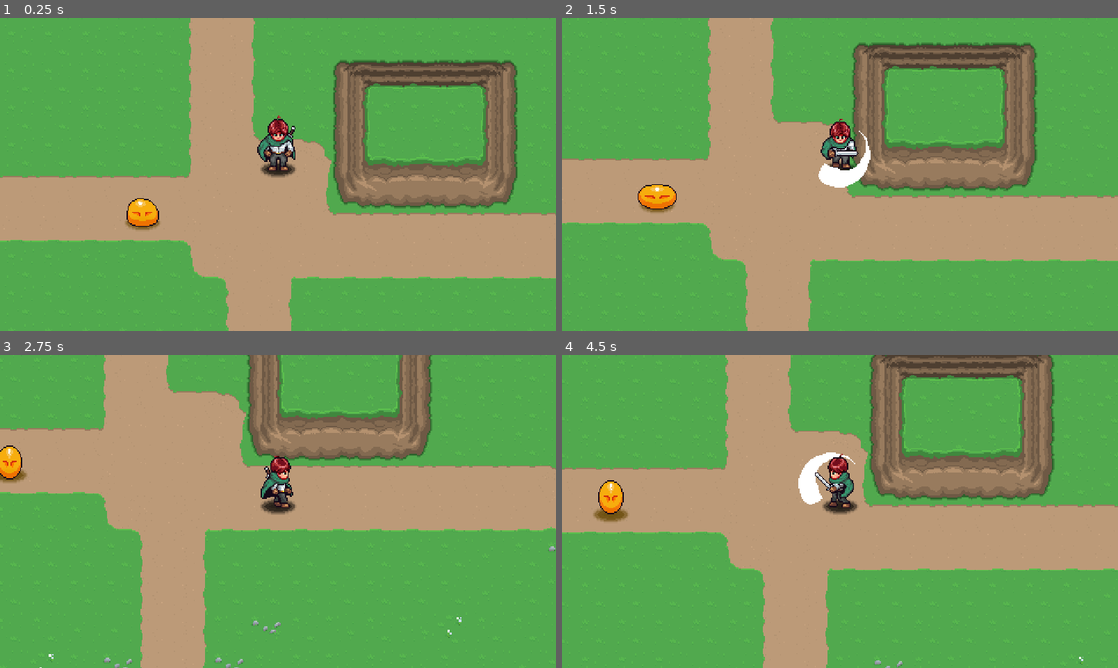
Above: before the commit, frames 1-4 (two rows, left to right).
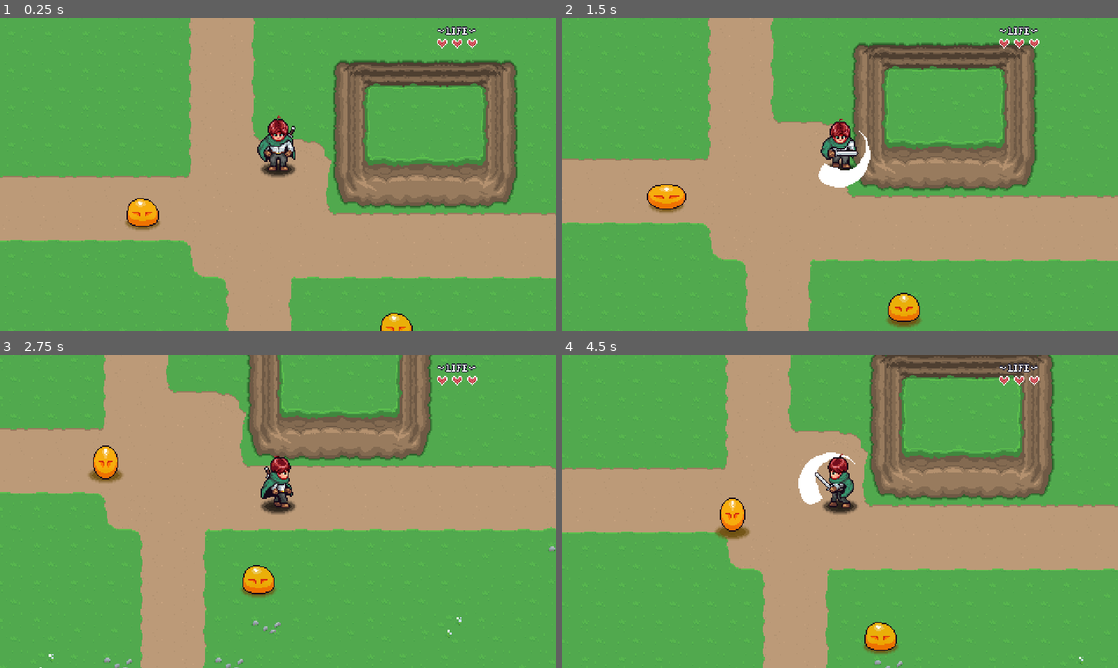
Above: after the commit, the same moments.

Repository: philozofer/aarpg
Game: Godot game, scene res://scenes/levels/playground.tscn
Same seed, same stepped clock (60 frames per second), same inputs: the game is played once before the commit and once after it. Before the commit the project starts from res://scenes/playground.tscn.
Inputs:
- Up to frame 1 (0.25 s): no input
- Up to frame 2 (1.5 s): hold D (move_right) 0.53-1.28 s; hold J (attack) 0.53-1.28 s; hold S (move_down) from 1.28 s (still down); tap J (attack) at 1.35 s
- Up to frame 3 (2.75 s): release S (move_down) at 2.03 s; hold D (move_right) from 2.03 s (still down); hold J (attack) from 2.03 s (still down)
- Up to frame 4 (4.5 s): release D (move_right) at 2.78 s; release J (attack) at 2.78 s; hold W (move_up) 2.78-3.53 s; tap J (attack) at 2.85, 4.35 s; hold J (attack) 3.53-4.28 s; hold A (move_left) from 3.53 s (still down)

The runs differ from the first frame. In frame 1, 0.5% of the frame differs, in the area x 68-86%, y 2-100%; in frame 2, 1.3%; in frame 3, 1.7%; in frame 4, 1.9%, in the area x 5-86%, y 2-96%.

Commit message:
added playerUI + reactivity when hit

Diff:
--- a/project.godot
+++ b/project.godot
@@ -11,7 +11,7 @@
 [application]
 
 config/name="aarpg"
-run/main_scene="res://scenes/playground.tscn"
+run/main_scene="res://scenes/levels/playground.tscn"
 config/features=PackedStringArray("4.2", "GL Compatibility")
 config/icon="res://icon.svg"
 
@@ -19,6 +19,7 @@
 
 LevelManager="*res://autoloads/global_level_manager.gd"
 PlayerManager="*res://autoloads/global_player_manager.gd"
+PlayerHud="*res://scenes/ui/player_hud.tscn"
 
 [display]
 
--- a/scenes/characters/player.tscn
+++ b/scenes/characters/player.tscn
@@ -402,6 +402,54 @@
 "values": [3, 5]
 }
 
+[sub_resource type="Animation" id="Animation_2s3ku"]
+resource_name = "stun_down"
+length = 0.3
+tracks/0/type = "value"
+tracks/0/imported = false
+tracks/0/enabled = true
+tracks/0/path = NodePath("Sprite2D:frame")
+tracks/0/interp = 1
+tracks/0/loop_wrap = true
+tracks/0/keys = {
+"times": PackedFloat32Array(0),
+"transitions": PackedFloat32Array(1),
+"update": 0,
+"values": [30]
+}
+
+[sub_resource type="Animation" id="Animation_lm223"]
+resource_name = "stun_side"
+length = 0.3
+tracks/0/type = "value"
+tracks/0/imported = false
+tracks/0/enabled = true
+tracks/0/path = NodePath("Sprite2D:frame")
+tracks/0/interp = 1
+tracks/0/loop_wrap = true
+tracks/0/keys = {
+"times": PackedFloat32Array(0),
+"transitions": PackedFloat32Array(1),
+"update": 0,
+"values": [32]
+}
+
+[sub_resource type="Animation" id="Animation_1d3tu"]
+resource_name = "stun_up"
+length = 0.3
+tracks/0/type = "value"
+tracks/0/imported = false
+tracks/0/enabled = true
+tracks/0/path = NodePath("Sprite2D:frame")
+tracks/0/interp = 1
+tracks/0/loop_wrap = true
+tracks/0/keys = {
+"times": PackedFloat32Array(0),
+"transitions": PackedFloat32Array(1),
+"update": 0,
+"values": [31]
+}
+
 [sub_resource type="Animation" id="Animation_en1qd"]
 resource_name = "walk_down"
 length = 0.3
@@ -451,54 +499,6 @@
 "transitions": PackedFloat32Array(1, 1, 1, 1),
 "update": 0,
 "values": [13, 14, 15, 16]
-}
-
-[sub_resource type="Animation" id="Animation_2s3ku"]
-resource_name = "stun_down"
-length = 0.3
-tracks/0/type = "value"
-tracks/0/imported = false
-tracks/0/enabled = true
-tracks/0/path = NodePath("Sprite2D:frame")
-tracks/0/interp = 1
-tracks/0/loop_wrap = true
-tracks/0/keys = {
-"times": PackedFloat32Array(0),
-"transitions": PackedFloat32Array(1),
-"update": 0,
-"values": [30]
-}
-
-[sub_resource type="Animation" id="Animation_1d3tu"]
-resource_name = "stun_up"
-length = 0.3
-tracks/0/type = "value"
-tracks/0/imported = false
-tracks/0/enabled = true
-tracks/0/path = NodePath("Sprite2D:frame")
-tracks/0/interp = 1
-tracks/0/loop_wrap = true
-tracks/0/keys = {
-"times": PackedFloat32Array(0),
-"transitions": PackedFloat32Array(1),
-"update": 0,
-"values": [31]
-}
-
-[sub_resource type="Animation" id="Animation_lm223"]
-resource_name = "stun_side"
-length = 0.3
-tracks/0/type = "value"
-tracks/0/imported = false
-tracks/0/enabled = true
-tracks/0/path = NodePath("Sprite2D:frame")
-tracks/0/interp = 1
-tracks/0/loop_wrap = true
-tracks/0/keys = {
-"times": PackedFloat32Array(0),
-"transitions": PackedFloat32Array(1),
-"update": 0,
-"values": [32]
 }
 
 [sub_resource type="AnimationLibrary" id="AnimationLibrary_c2t0f"]
@@ -520,21 +520,6 @@
 
 [sub_resource type="CircleShape2D" id="CircleShape2D_mh4x5"]
 
-[sub_resource type="Animation" id="Animation_gfsab"]
-resource_name = "default"
-tracks/0/type = "value"
-tracks/0/imported = false
-tracks/0/enabled = true
-tracks/0/path = NodePath(".:modulate")
-tracks/0/interp = 1
-tracks/0/loop_wrap = true
-tracks/0/keys = {
-"times": PackedFloat32Array(0),
-"transitions": PackedFloat32Array(1),
-"update": 0,
-"values": [Color(1, 1, 1, 1)]
-}
-
 [sub_resource type="Animation" id="Animation_ncgam"]
 length = 0.001
 tracks/0/type = "value"
@@ -580,6 +565,21 @@
 }
 tracks/1/use_blend = true
 
+[sub_resource type="Animation" id="Animation_gfsab"]
+resource_name = "default"
+tracks/0/type = "value"
+tracks/0/imported = false
+tracks/0/enabled = true
+tracks/0/path = NodePath(".:modulate")
+tracks/0/interp = 1
+tracks/0/loop_wrap = true
+tracks/0/keys = {
+"times": PackedFloat32Array(0),
+"transitions": PackedFloat32Array(1),
+"update": 0,
+"values": [Color(1, 1, 1, 1)]
+}
+
 [sub_resource type="AnimationLibrary" id="AnimationLibrary_b7uds"]
 _data = {
 "RESET": SubResource("Animation_ncgam"),
--- a/scenes/playground.tscn
+++ b/scenes/levels/playground.tscn
@@ -1,17 +1,23 @@
 [gd_scene load_steps=4 format=3 uid="uid://w3j42lklqu04"]
 
-[ext_resource type="PackedScene" uid="uid://c5vxwulyabudy" path="res://scenes/characters/player.tscn" id="1_264xi"]
-[ext_resource type="PackedScene" uid="uid://cu3fp0yjpylx1" path="res://assets/tilemaps/grass-01.tscn" id="2_tr6xt"]
-[ext_resource type="PackedScene" uid="uid://of5y0fkf67qs" path="res://scenes/characters/enemies/slime.tscn" id="3_6rf6r"]
+[ext_resource type="PackedScene" uid="uid://c5vxwulyabudy" path="res://scenes/characters/player.tscn" id="1_h2hnf"]
+[ext_resource type="PackedScene" uid="uid://cu3fp0yjpylx1" path="res://assets/tilemaps/grass-01.tscn" id="2_p8hlx"]
+[ext_resource type="PackedScene" uid="uid://of5y0fkf67qs" path="res://scenes/characters/enemies/slime.tscn" id="3_exo65"]
 
 [node name="Playground" type="Node2D"]
 y_sort_enabled = true
 
-[node name="Player" parent="." instance=ExtResource("1_264xi")]
+[node name="Player" parent="." instance=ExtResource("1_h2hnf")]
 position = Vector2(241, 131)
 
-[node name="Grass-01" parent="." instance=ExtResource("2_tr6xt")]
+[node name="Grass-01" parent="." instance=ExtResource("2_p8hlx")]
 layer_0/tile_data = PackedInt32Array(0, 65536, 2, 65536, 65536, 2, 131072, 65536, 2, 196608, 65536, 2, 262144, 917504,  …(6969 unchanged characters)…
 
-[node name="Slime" parent="." instance=ExtResource("3_6rf6r")]
+[node name="Slime" parent="." instance=ExtResource("3_exo65")]
 position = Vector2(124, 172)
+
+[node name="Slime2" parent="." instance=ExtResource("3_exo65")]
+position = Vector2(343, 271)
+
+[node name="Slime3" parent="." instance=ExtResource("3_exo65")]
+position = Vector2(336, -45)
--- /dev/null
+++ b/scenes/ui/heart_ui.tscn
@@ -0,0 +1,16 @@
+[gd_scene load_steps=3 format=3 uid="uid://c5lfmonpuqhpq"]
+
+[ext_resource type="Texture2D" uid="uid://d0pomwkaan1ti" path="res://assets/ui/gui-health.png" id="1_bkfpb"]
+[ext_resource type="Script" path="res://scripts/characters/player/ui/heart_ui.gd" id="1_kuuxu"]
+
+[node name="Heart" type="Control"]
+custom_minimum_size = Vector2(9, 9)
+layout_mode = 3
+anchors_preset = 0
+script = ExtResource("1_kuuxu")
+
+[node name="Sprite2D" type="Sprite2D" parent="."]
+texture = ExtResource("1_bkfpb")
+centered = false
+hframes = 7
+vframes = 2
--- /dev/null
+++ b/scenes/ui/player_hud.tscn
@@ -0,0 +1,92 @@
+[gd_scene load_steps=4 format=3 uid="uid://ct3lejygeuwlq"]
+
+[ext_resource type="Texture2D" uid="uid://d0pomwkaan1ti" path="res://assets/ui/gui-health.png" id="1_3wlc0"]
+[ext_resource type="Script" path="res://scripts/characters/player/ui/player_hud.gd" id="1_gq5r8"]
+[ext_resource type="PackedScene" uid="uid://c5lfmonpuqhpq" path="res://scenes/ui/heart_ui.tscn" id="2_el02q"]
+
+[node name="PlayerHud" type="CanvasLayer"]
+script = ExtResource("1_gq5r8")
+
+[node name="Control" type="Control" parent="."]
+layout_mode = 3
+anchors_preset = 15
+anchor_right = 1.0
+anchor_bottom = 1.0
+grow_horizontal = 2
+grow_vertical = 2
+
+[node name="Sprite2D" type="Sprite2D" parent="Control"]
+position = Vector2(394, 11)
+texture = ExtResource("1_3wlc0")
+region_enabled = true
+region_rect = Rect2(29, 0, 34, 8)
+
+[node name="HFlowContainer" type="HFlowContainer" parent="Control"]
+layout_mode = 0
+offset_left = 331.0
+offset_top = 18.0
+offset_right = 459.0
+offset_bottom = 40.0
+theme_override_constants/h_separation = 4
+theme_override_constants/v_separation = 2
+alignment = 1
+
+[node name="Heart" parent="Control/HFlowContainer" instance=ExtResource("2_el02q")]
+layout_mode = 2
+
+[node name="Heart2" parent="Control/HFlowContainer" instance=ExtResource("2_el02q")]
+layout_mode = 2
+
+[node name="Heart3" parent="Control/HFlowContainer" instance=ExtResource("2_el02q")]
+layout_mode = 2
+
+[node name="Heart4" parent="Control/HFlowContainer" instance=ExtResource("2_el02q")]
+layout_mode = 2
+
+[node name="Heart5" parent="Control/HFlowContainer" instance=ExtResource("2_el02q")]
+layout_mode = 2
+
+[node name="Heart6" parent="Control/HFlowContainer" instance=ExtResource("2_el02q")]
+layout_mode = 2
+
+[node name="Heart7" parent="Control/HFlowContainer" instance=ExtResource("2_el02q")]
+layout_mode = 2
+
+[node name="Heart8" parent="Control/HFlowContainer" instance=ExtResource("2_el02q")]
+layout_mode = 2
+
+[node name="Heart9" parent="Control/HFlowContainer" instance=ExtResource("2_el02q")]
+layout_mode = 2
+
+[node name="Heart10" parent="Control/HFlowContainer" instance=ExtResource("2_el02q")]
+layout_mode = 2
+
+[node name="Heart11" parent="Control/HFlowContainer" instance=ExtResource("2_el02q")]
+layout_mode = 2
+
+[node name="Heart12" parent="Control/HFlowContainer" instance=ExtResource("2_el02q")]
+layout_mode = 2
+
+[node name="Heart13" parent="Control/HFlowContainer" instance=ExtResource("2_el02q")]
+layout_mode = 2
+
+[node name="Heart14" parent="Control/HFlowContainer" instance=ExtResource("2_el02q")]
+layout_mode = 2
+
+[node name="Heart15" parent="Control/HFlowContainer" instance=ExtResource("2_el02q")]
+layout_mode = 2
+
+[node name="Heart16" parent="Control/HFlowContainer" instance=ExtResource("2_el02q")]
+layout_mode = 2
+
+[node name="Heart17" parent="Control/HFlowContainer" instance=ExtResource("2_el02q")]
+layout_mode = 2
+
+[node name="Heart18" parent="Control/HFlowContainer" instance=ExtResource("2_el02q")]
+layout_mode = 2
+
+[node name="Heart19" parent="Control/HFlowContainer" instance=ExtResource("2_el02q")]
+layout_mode = 2
+
+[node name="Heart20" parent="Control/HFlowContainer" instance=ExtResource("2_el02q")]
+layout_mode = 2
--- a/scripts/characters/player/player.gd
+++ b/scripts/characters/player/player.gd
@@ -76,6 +76,7 @@
 
 func update_hp(delta: int) -> void:
 	hp = clampi(hp + delta, 0, max_hp)
+	PlayerHud.update_hp(hp, max_hp)
 	pass
 
 func make_invulnerable(_duration: float = 1.0) -> void:
--- /dev/null
+++ b/scripts/characters/player/ui/heart_ui.gd
@@ -0,0 +1,12 @@
+class_name HeartUI extends Control
+
+
+@onready var sprite = $Sprite2D
+
+var value: int = 2:
+	set(_value):
+		value = _value
+		update_sprite()
+
+func update_sprite() -> void:
+	sprite.frame = value
--- /dev/null
+++ b/scripts/characters/player/ui/player_hud.gd
@@ -0,0 +1,33 @@
+extends CanvasLayer
+
+var hearts: Array[HeartUI] = []
+
+func _ready():
+	for child in $Control/HFlowContainer.get_children():
+		if child is HeartUI:
+			hearts.append(child)
+			child.visible = false
+	pass
+
+
+func update_hp(_hp: int, _max_hp: int) -> void:
+	update_max_hp(_max_hp)
+	for i in _max_hp:
+		update_heart(i, _hp)
+		pass
+	pass
+
+
+func update_heart(_index: int, _hp: int) -> void:
+	var _value: int = clamp(_hp - _index * 2, 0 ,2)
+	hearts[_index].value = _value
+	pass
+
+func update_max_hp(_max_hp: int) -> void:
+	var _hearts_count: int = roundi(_max_hp * 0.5)
+	for i in hearts.size():
+		if i < _hearts_count:
+			hearts[i].visible = true
+		else:
+			hearts[i].visible = false
+	pass
